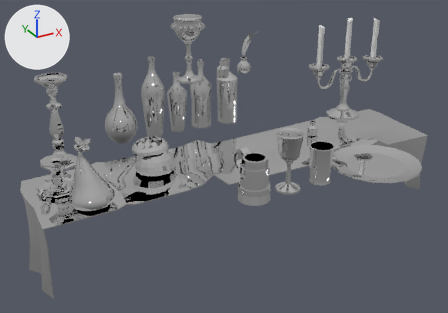
Renders of the FBX model Assets/Art/Models/Environment/Table Props.fbx from each side of a commit.
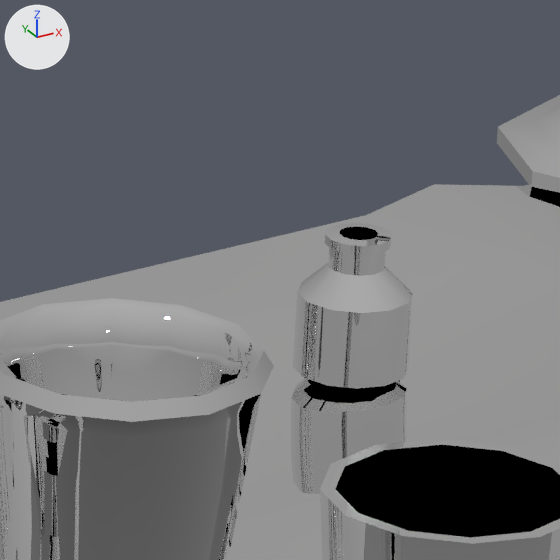
The first picture shows the older version from a 50 mm camera at (-1.496, 7.462, 2.294) aimed at (-0.116, 9.97, 1.04). The close-ups show both versions on the part from 62% to 74% of the width and 32% to 49% of the height of that picture; other places that the commit changed are outside them. The lights are fixed; the arrows at upper left show +X, +Y and +Z. Where no turn or scale is listed for an object, it has been applied to the vertices.

The older version as bpy lines, for what is in view:
```python
me_candlesticktriple_001 = bpy.data.meshes.new('CandleStickTriple.001')
me_candlesticktriple_001.from_pydata(...)  # 1250 vertices, 1264 faces; spans x -0.26..0.26, y -0.1..0.1, z 0.0..0.35
me_candlesticktriple_001.materials.append(mat_imphenziapixpal)  # its picture is missing
me_cup_001 = bpy.data.meshes.new('Cup.001')
me_cup_001.from_pydata(...)  # 61 vertices, 60 faces; spans x -0.06..0.06, y -0.06..0.06, z 0.0..0.18
me_cup_001.materials.append(mat_imphenziapixpal)  # its picture is missing
me_jar_003 = bpy.data.meshes.new('Jar.003')
me_jar_003.from_pydata(...)  # 192 vertices, 182 faces; spans x -0.0305..0.0305, y -0.0305..0.0305, z 0.0..0.0807
me_jar_003.materials.append(mat_imphenziapixpal)  # its picture is missing
ob_candlesticktriple = bpy.data.objects.new('CandleStickTriple', me_candlesticktriple_001)
ob_candlesticktriple.location = (0.8594, 10.2461, 1.0075)
ob_cup = bpy.data.objects.new('Cup', me_cup_001)
ob_cup.location = (0.1875, 9.5767, 1.0004)
ob_jar_001 = bpy.data.objects.new('Jar.001', me_jar_003)
ob_jar_001.location = (0.4911, 10.0539, 1.0101)
# also in view: 'TableCloth' at (0.006, 10.0, 0.849); 'Goblet' at (0.004, 9.577, 1.141)
```
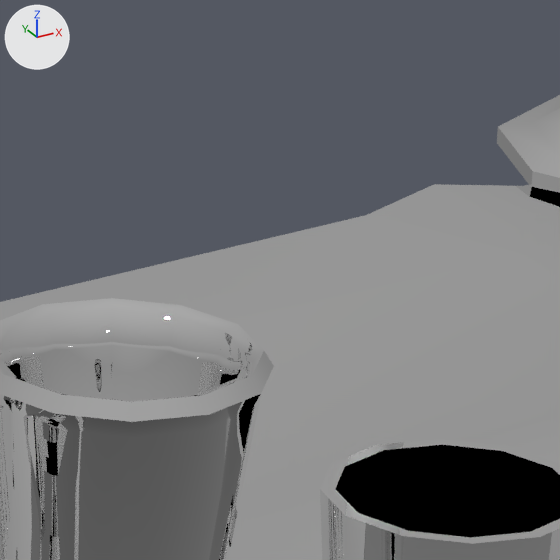
Where the change shows, as pixel boxes (x1, y1, x2, y2) in the close-ups (560 x 560 px):
'Jar.001', deleted: before (293, 223, 413, 394)

What the commit changed:
Object 'Jar.001' (ob_jar_001) is deleted.
